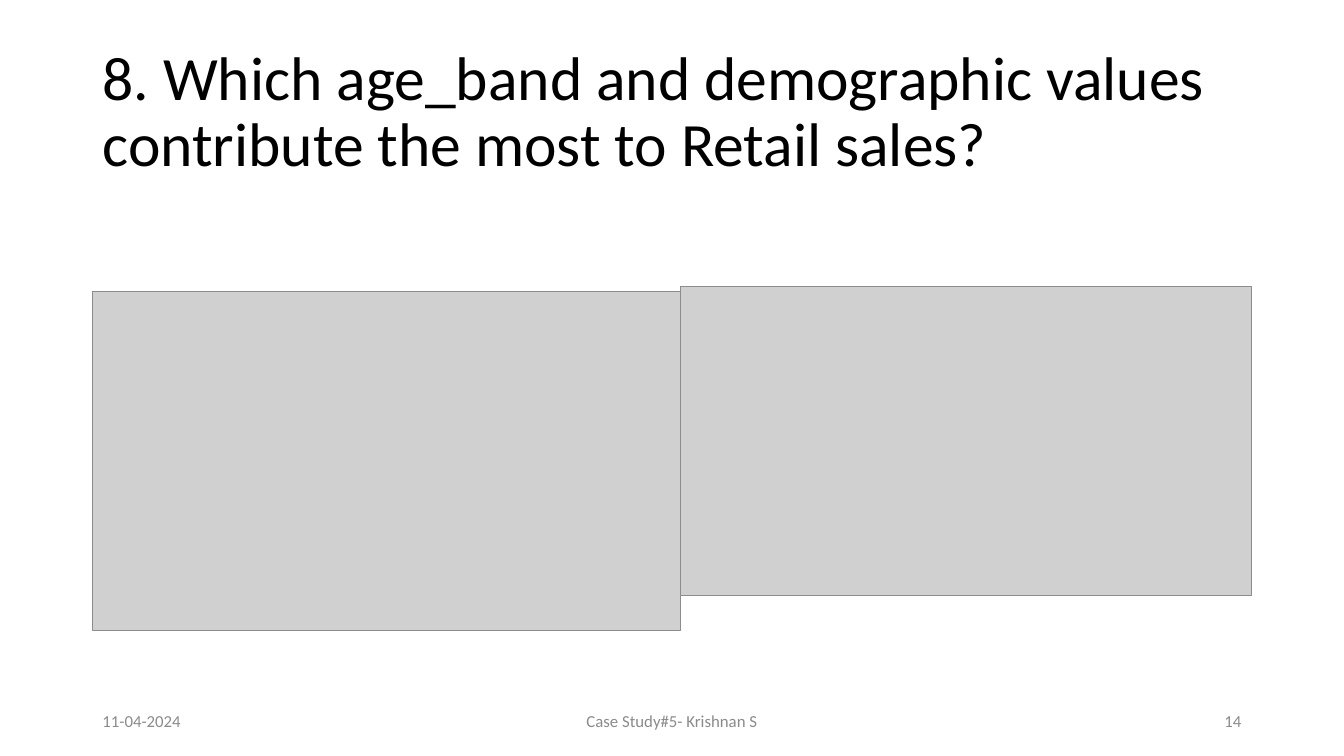
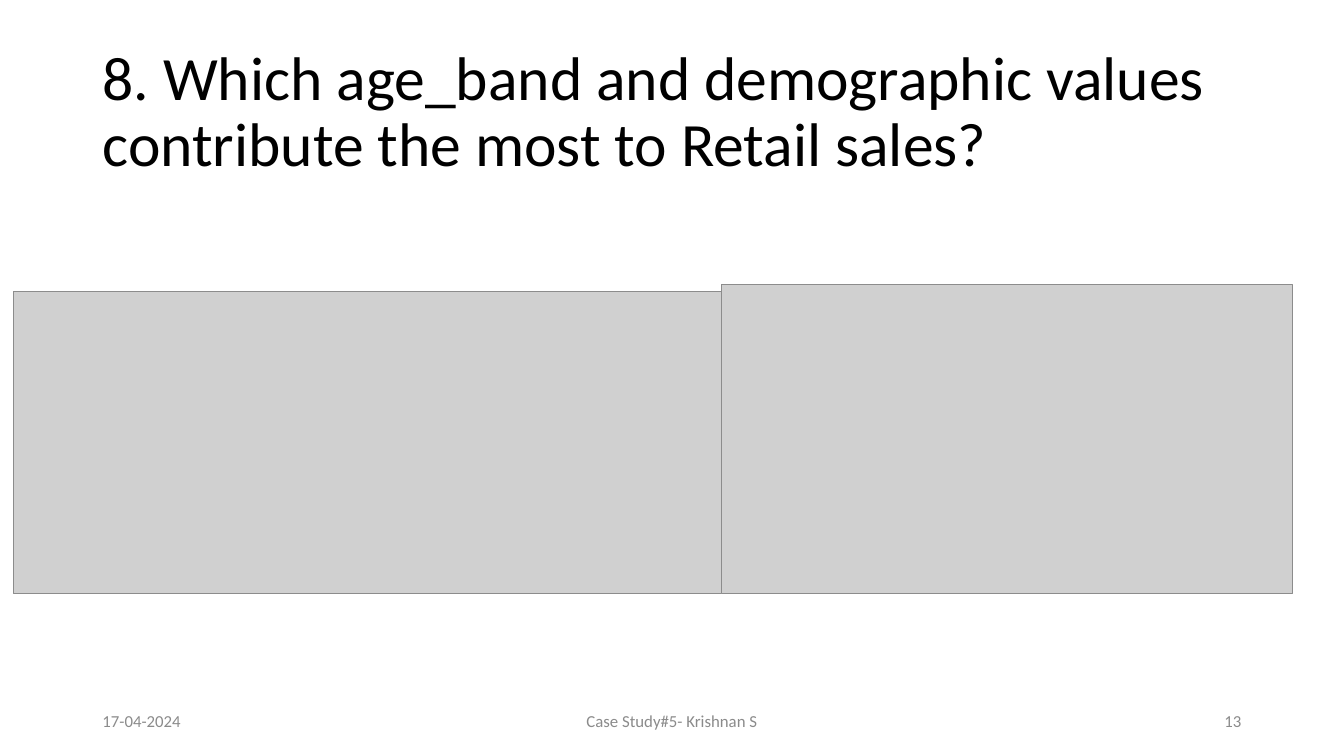
Before and after one commit to Krishnann-s/8-Week-SQL-Challenge, a slide deck: slide 13 of Case Study 5/Data Mart.pptx (slide 14 before the commit). Drawn at 1344x756 pixels with LibreOffice and Linux fonts; fonts in the diff are those of the drawing; grey boxes stand for pictures. Boxes give left, top, right and bottom in pixels: in the first picture for what was removed or moved away, otherwise in the second. Text is boxed around its words. In the diff, an @@ line names an element or a change of style, - is before the commit and + after.

```diff
--- a/Case Study 5/Data Mart.pptx
+++ b/Case Study 5/Data Mart.pptx
@@ picture resized from (x1=93, y1=291, x2=681, y2=630) to (x1=13, y1=291, x2=721, y2=594) @@
@@ picture moved from (x1=681, y1=286, x2=1252, y2=596) to (x1=721, y1=284, x2=1293, y2=594) @@
@@ text at (x1=102, y1=716, x2=180, y2=727): text changed @@
-11-04-2024
+17-04-2024
@@ page number at (x1=1224, y1=716, x2=1241, y2=727): text changed @@
-14
+13
```
Also in this commit, not shown: 13 other slides changed, 1 slide removed, 1 other file.
